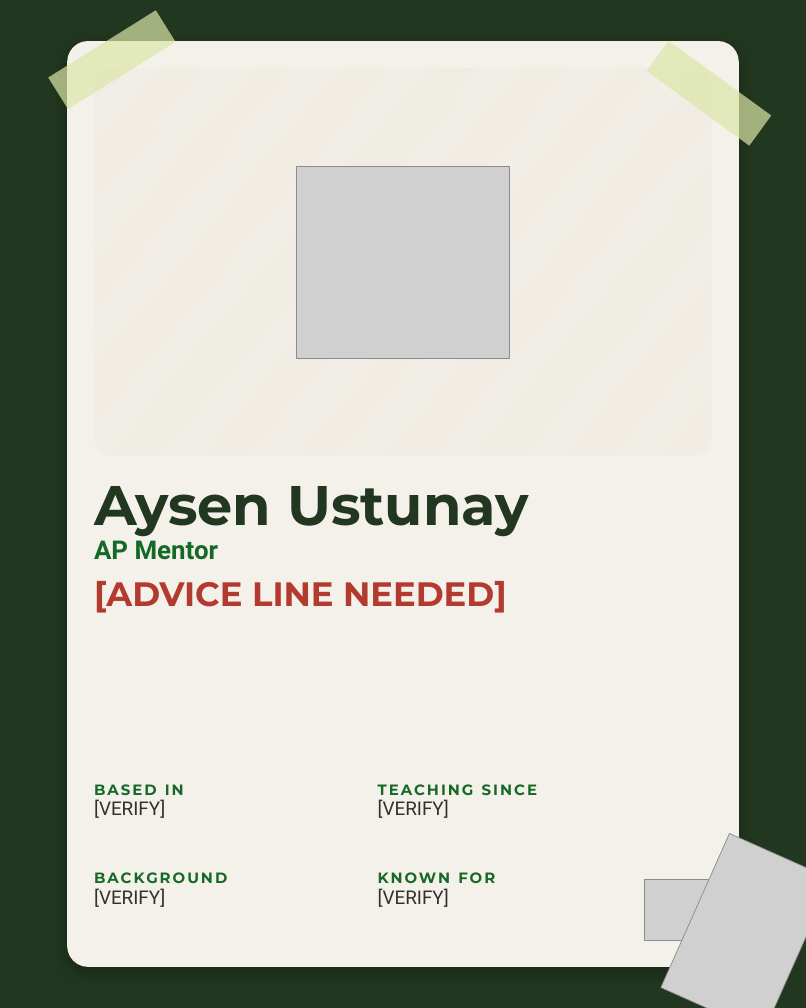
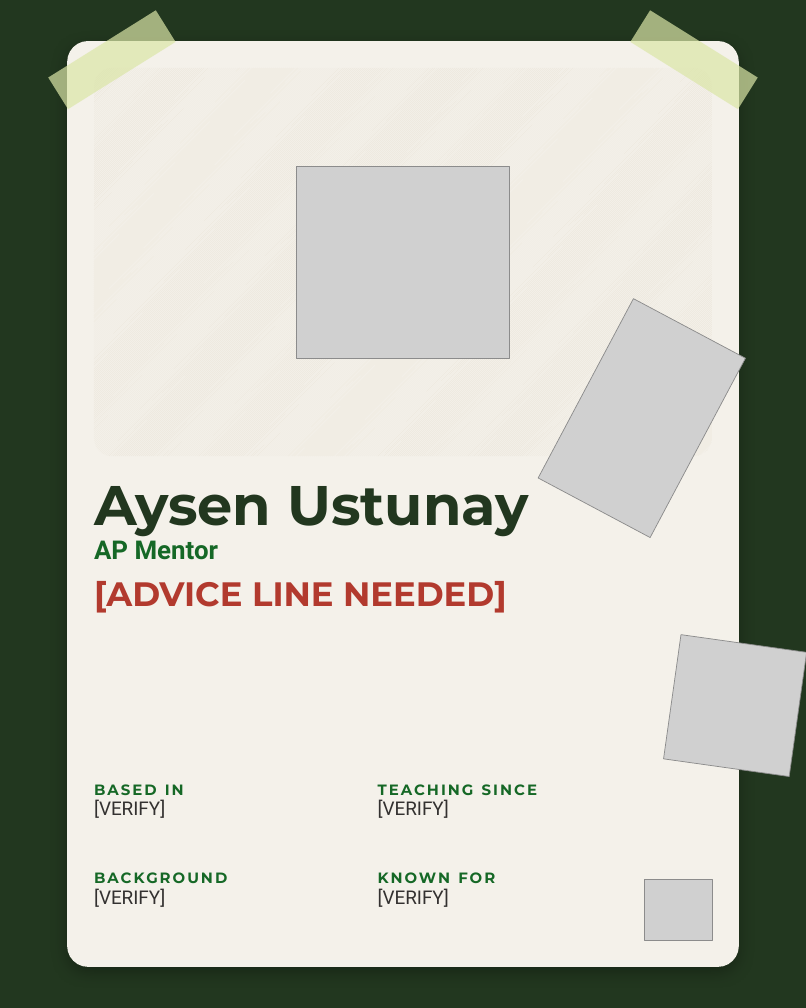
Before and after one commit to linneamoritznyc/SFW-SocialMedia, a slide deck: slide 9 of templates/posts/october/05-10-2026-mon-ig-teachers-day.pptx. Drawn at 806x1008 pixels with LibreOffice and Linux fonts; fonts in the diff are those of the drawing; grey boxes stand for pictures. Boxes give left, top, right and bottom in pixels: in the first picture for what was removed or moved away, otherwise in the second. Text is boxed around its words. In the diff, an @@ line names an element or a change of style, - is before the commit and + after.

```diff
--- a/templates/posts/october/05-10-2026-mon-ig-teachers-day.pptx
+++ b/templates/posts/october/05-10-2026-mon-ig-teachers-day.pptx
@@ rectangle at (x1=630, y1=10, x2=758, y2=109): rotation 36 to 32 degrees @@
@@ picture added at (x1=538, y1=299, x2=745, y2=537) @@
@@ picture added at (x1=664, y1=634, x2=806, y2=776) @@
@@ picture removed at (x1=661, y1=833, x2=806, y2=1008) @@
```
Also in this commit, not shown: 15 other slides changed, 33 other files.
